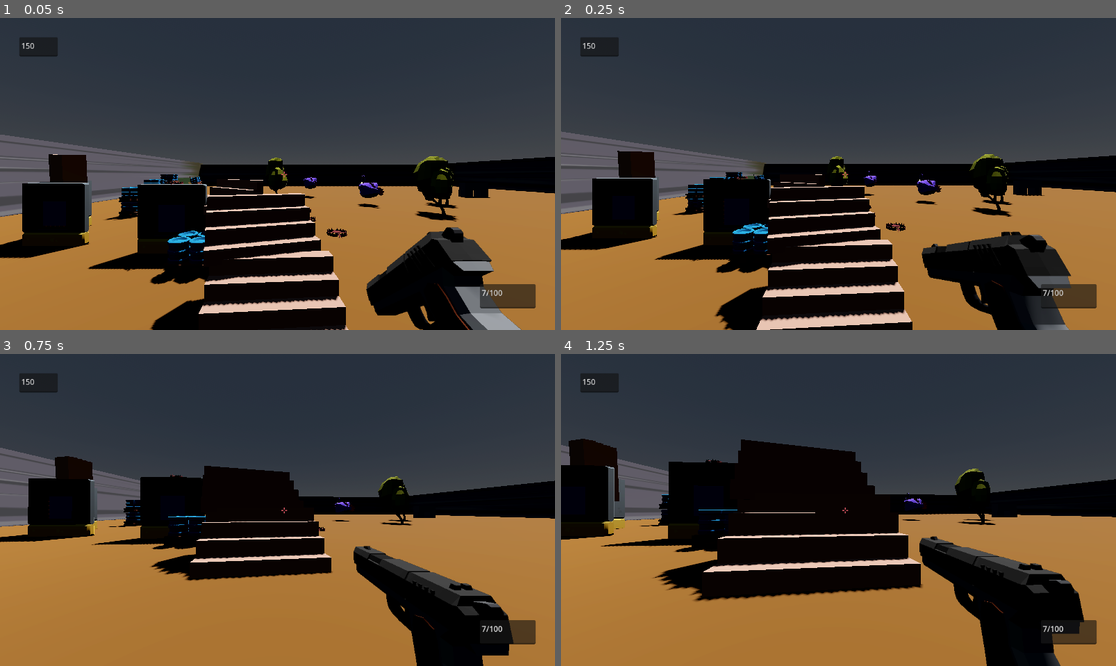
Above: before the commit, frames 1-4 (two rows, left to right).
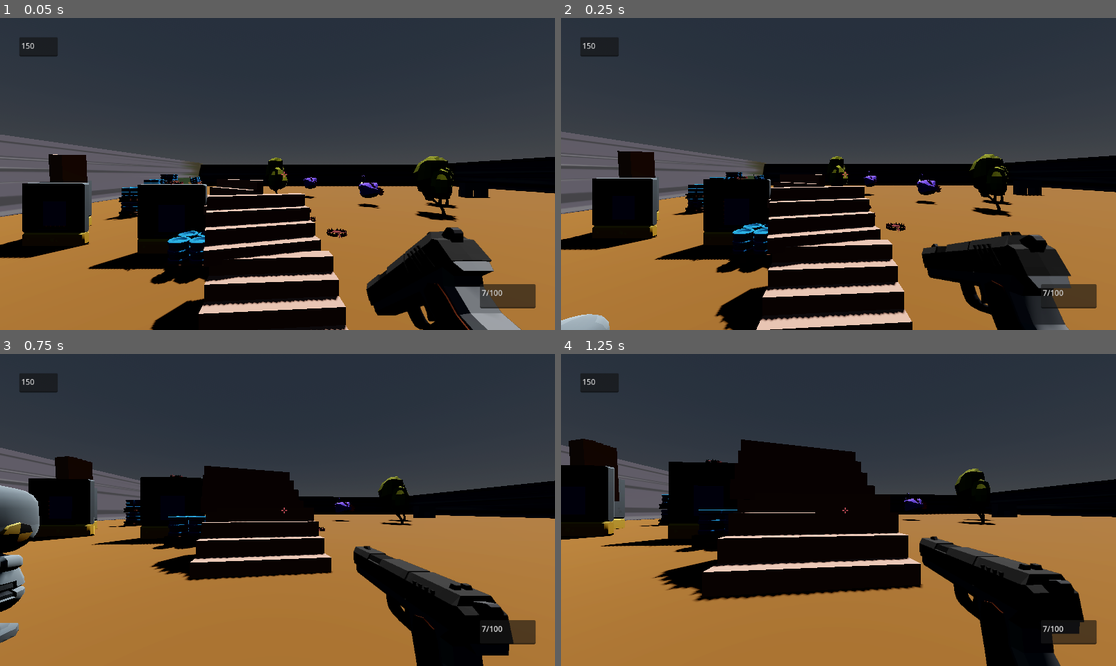
Above: after the commit, the same moments.

Repository: pixelcrust/godotfps
Game: Godot game, scene res://world.tscn
Same seed, same stepped clock (60 frames per second), same inputs: the game is played once before the commit and once after it.
Inputs (mouse positions are in pixels of both pictures, inside the frame that each line leads up to):
- Up to frame 1 (0.05 s): no input
- Up to frame 2 (0.25 s): no input
- Up to frame 3 (0.75 s): move the mouse to (305, 510) at 0.52 s; hold W (key_forward) from 0.53 s (still down); hold F (Interact) from 0.53 s (still down)
- Up to frame 4 (1.25 s): keep holding W (key_forward); keep holding F (Interact); tap Space (key_jump) at 0.77 s

Frame 1 is identical in both runs. In frame 2, 0.4% of the frame differs, in the area x 0-9%, y 94-100%; in frame 3, 1.8%, in the area x 0-8%, y 42-93%; in frame 4, nothing differs.

Commit message:
stupid robot

Diff:
--- a/Scenes/enemy_dummy.tscn
+++ b/Scenes/enemy_dummy.tscn
@@ -1,8 +1,9 @@
-[gd_scene load_steps=4 format=3 uid="uid://cr6ja57rxo2pm"]
+[gd_scene load_steps=5 format=3 uid="uid://cr6ja57rxo2pm"]
 
 [ext_resource type="ArrayMesh" uid="uid://ctm774idm6dni" path="res://addons/kaykit_prototype_bits/Assets/obj/Dummy_Base.obj" id="1_f5bav"]
 [ext_resource type="ArrayMesh" uid="uid://bl8tkvfj84v7c" path="res://addons/kaykit_prototype_bits/Assets/obj/Dummy_Base_Dummy_Body.obj" id="2_r6n3q"]
 [ext_resource type="ArrayMesh" uid="uid://qv7g7ufny12l" path="res://addons/kaykit_prototype_bits/Assets/obj/Dummy_Base_Dummy_Body_Dummy_Head.obj" id="3_fgguw"]
+[ext_resource type="ArrayMesh" uid="uid://c1l5anooo8g2d" path="res://addons/kaykit_prototype_bits/Assets/obj/Dummy_Base_Dummy_Body_Dummy_ArmLeft.obj" id="4_81hfi"]
 
 [node name="Node3D" type="CharacterBody3D"]
 
@@ -15,3 +16,7 @@
 
 [node name="head" type="MeshInstance3D" parent="base/body"]
 mesh = ExtResource("3_fgguw")
+
+[node name="arm" type="MeshInstance3D" parent="base/body"]
+transform = Transform3D(1.19249e-08, 0, -1, 0, 1, 0, 1, 0, 1.19249e-08, 0.372895, 0, -0.150464)
+mesh = ExtResource("4_81hfi")
--- a/world.tscn
+++ b/world.tscn
@@ -10,6 +10,7 @@
 [ext_resource type="PackedScene" uid="uid://dfwco3wxtra00" path="res://Scenes/test_level/test_stairs.tscn" id="8_ioa7d"]
 [ext_resource type="PackedScene" uid="uid://d3srmqybd7g8v" path="res://Scenes/test_level/test_palett.tscn" id="9_mnt0h"]
 [ext_resource type="PackedScene" uid="uid://dkq7ua57mcu8c" path="res://Scenes/test_level/test_wall.tscn" id="10_ula7m"]
+[ext_resource type="PackedScene" uid="uid://cr6ja57rxo2pm" path="res://Scenes/enemy_dummy.tscn" id="11_yb4fu"]
 
 [sub_resource type="ProceduralSkyMaterial" id="ProceduralSkyMaterial_q60k4"]
 sky_horizon_color = Color(0.64625, 0.65575, 0.67075, 1)
@@ -159,3 +160,6 @@
 
 [node name="Beartrap3" parent="Beartrap3" instance=ExtResource("8_f6haw")]
 transform = Transform3D(0.5, 0, 0, 0, 0.5, 0, 0, 0, 0.5, -21.1279, 8.03268, 6.88274)
+
+[node name="Node3D" parent="." instance=ExtResource("11_yb4fu")]
+transform = Transform3D(1, 0, 0, 0, 1, 0, 0, 0, 1, -22.2686, 0.84608, 27.479)
Not shown: 1 places in world.tscn that only renumber resources
